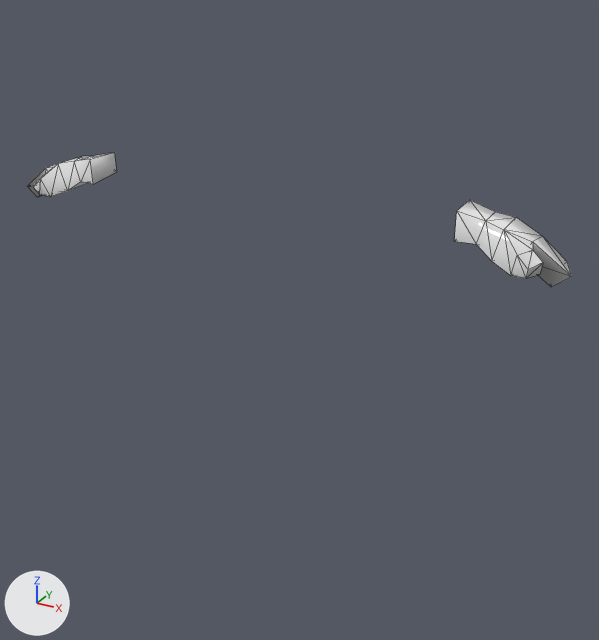
Before and after pictures for a commit that changed the FBX model More Gloves/media/models_X/Skinned/Clothes/Hazmat_Gloves_F.fbx.
Before and after are seen from a camera (50 mm lens) standing at (0.00672, -0.01058, 0.0108) and looking at (0.00052, 0.0007, 0.00516). The lights are fixed; the arrows at lower left show +X, +Y and +Z. Mesh edges are drawn as thin lines. Where no turn or scale is listed for an object, it has been applied to the vertices.

Script lines for the objects in view, before the commit:
```python
me_kate_hazmat_gloves = bpy.data.meshes.new('Kate_Hazmat_Gloves')
me_kate_hazmat_gloves.from_pydata(...)  # 56 vertices, 102 faces; spans x -0.00491..0.00491, y -0.00016..0.00077, z 0.00673..0.0076
me_kate_hazmat_gloves.materials.append(mat_material_001)  # white #e7e7e7
ob_kate_hazmat_gloves = bpy.data.objects.new('Kate_Hazmat_Gloves', me_kate_hazmat_gloves)
ob_kate_hazmat_gloves.location = (0.0, 0.0, 0.0)
```
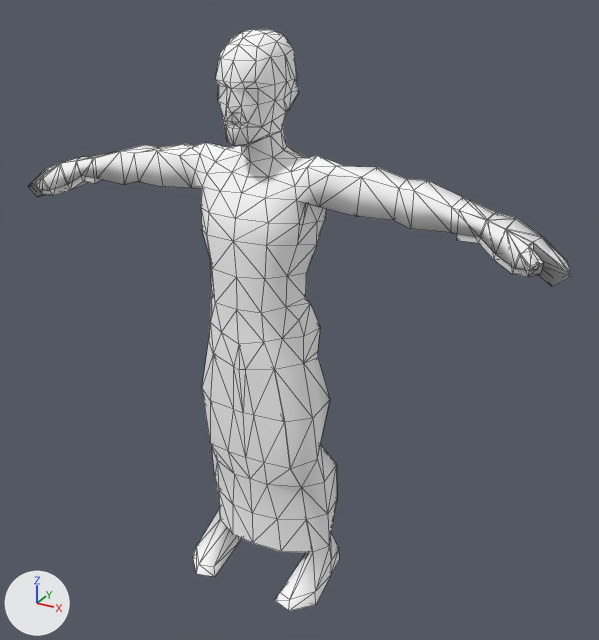
The newer file is also rescaled (x1.007), turned or shifted as a whole; pictures and numbers use the older file's frame.

What differs and where, as boxes [x1, y1, x2, y2] in the pictures (599 x 640 px):
'Body', added
    after: [35, 29, 571, 611]

The edits, one by one:
Material 'Body_mat' (mat_body_mat) is new.
Its base color is (1.0, 1.0, 1.0) (white #ffffff).
Its roughness is 0.859.
Mesh me_mesh is new.
It has 470 vertices, 914 faces and spans x -0.0049..0.0049, y -0.0006..0.00121, z -0.00001..0.00973.
It uses material mat_body_mat (white #ffffff).
Object 'Body' (ob_body) is new; it shows me_mesh.
Its location is (0.0, 0.00001, 0.0001).
